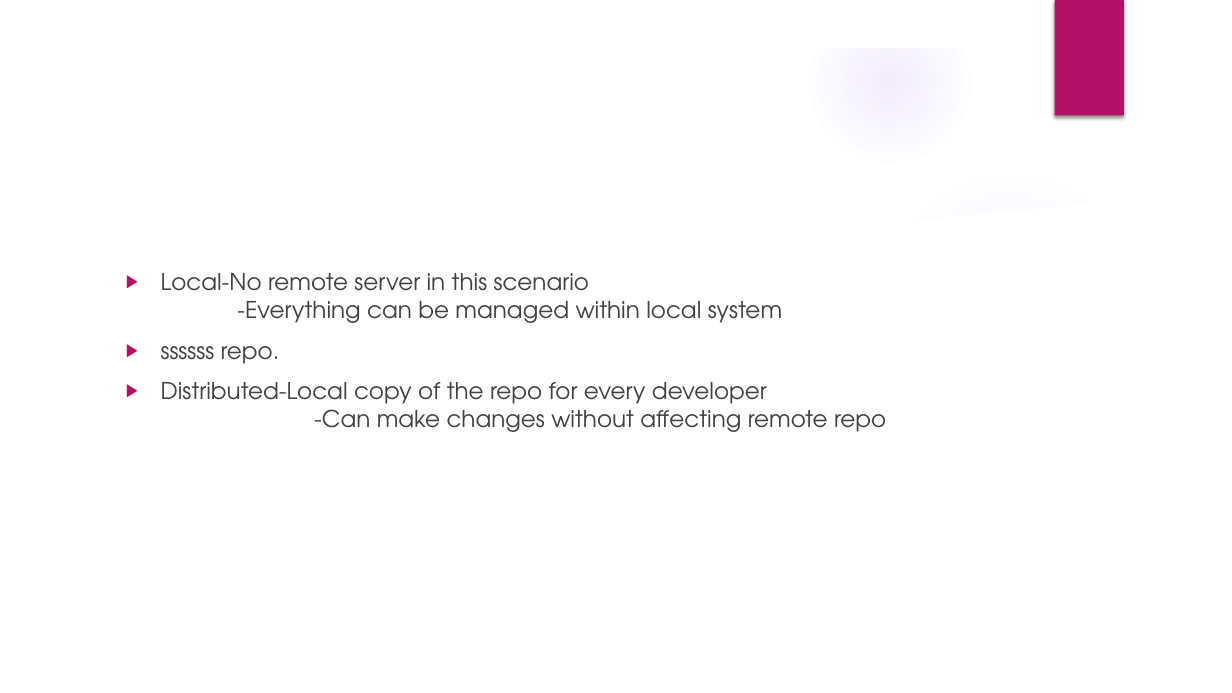
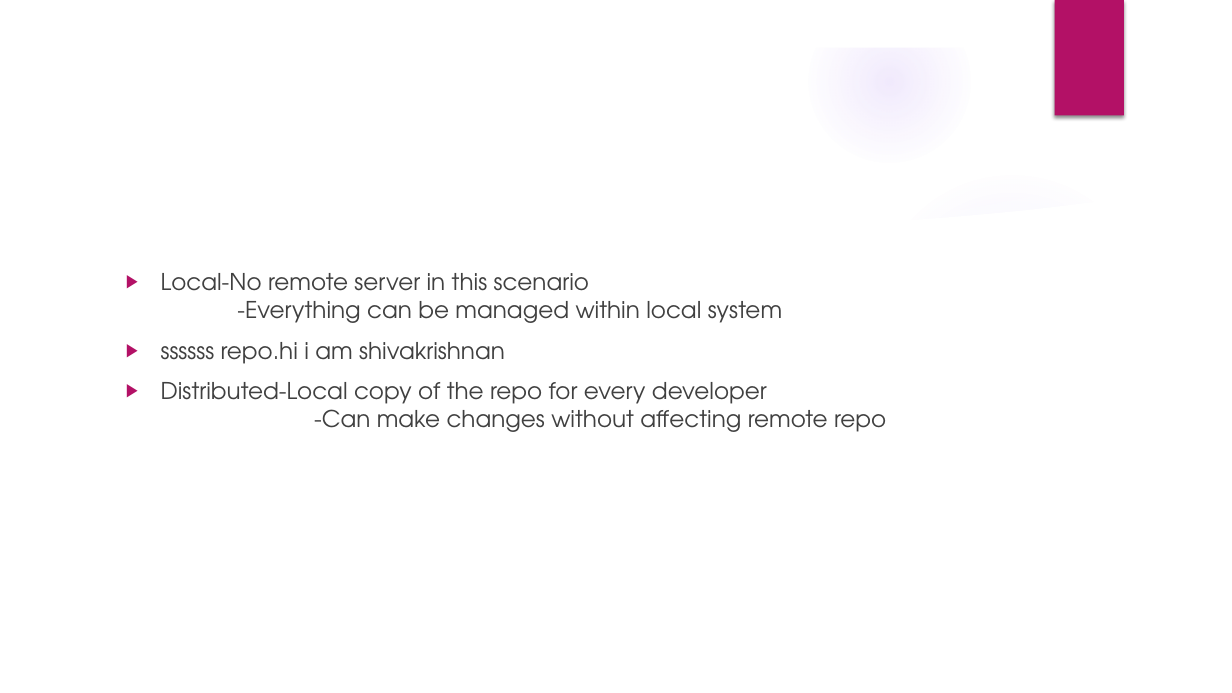
Before and after one commit to ShivakrishnanR/boys_repo, a slide deck: slide 3 of my_folder/Presentation (1).pptx. Drawn at 1232x693 pixels with LibreOffice and Linux fonts; fonts in the diff are those of the drawing; background and template pictures are left out. Boxes give left, top, right and bottom in pixels: in the first picture for what was removed or moved away, otherwise in the second. Text is boxed around its words. In the diff, an @@ line names an element or a change of style, - is before the commit and + after.

Commit message:
edited ppt

```diff
--- a/my_folder/Presentation (1).pptx
+++ b/my_folder/Presentation (1).pptx
@@ text at (x1=161, y1=342, x2=505, y2=364): text changed @@
-▶ ssssss repo.
+▶ ssssss repo.hi i am shivakrishnan
```
